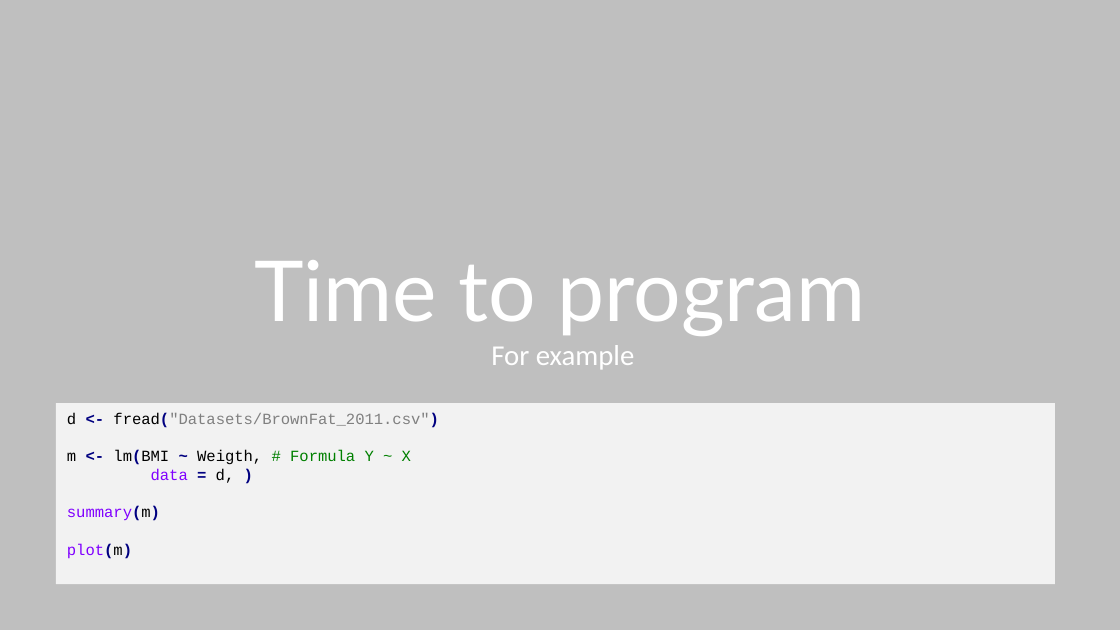
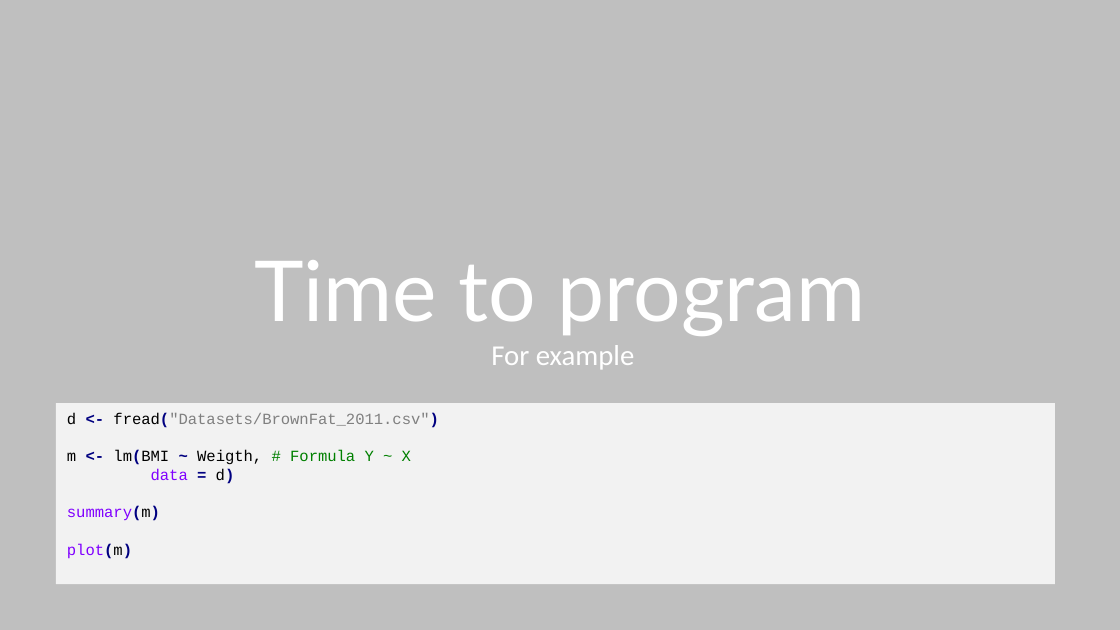
Before and after one commit to aweimann/floto-lab-learning-bioinformatics, a slide deck: slide 33 of presentations/R_worskshop_Statistics_analysisENG.pptx. Drawn at 1120x630 pixels with LibreOffice and Linux fonts; fonts in the diff are those of the drawing. Boxes give left, top, right and bottom in pixels: in the first picture for what was removed or moved away, otherwise in the second. Text is boxed around its words. In the diff, an @@ line names an element or a change of style, - is before the commit and + after.

```diff
--- a/presentations/R_worskshop_Statistics_analysisENG.pptx
+++ b/presentations/R_worskshop_Statistics_analysisENG.pptx
@@ text in rectangle at (x1=151, y1=468, x2=235, y2=484): text changed @@
-data = d, )
+data = d)
```
Also in this commit, not shown: 1 other slide changed, 4 other files.
